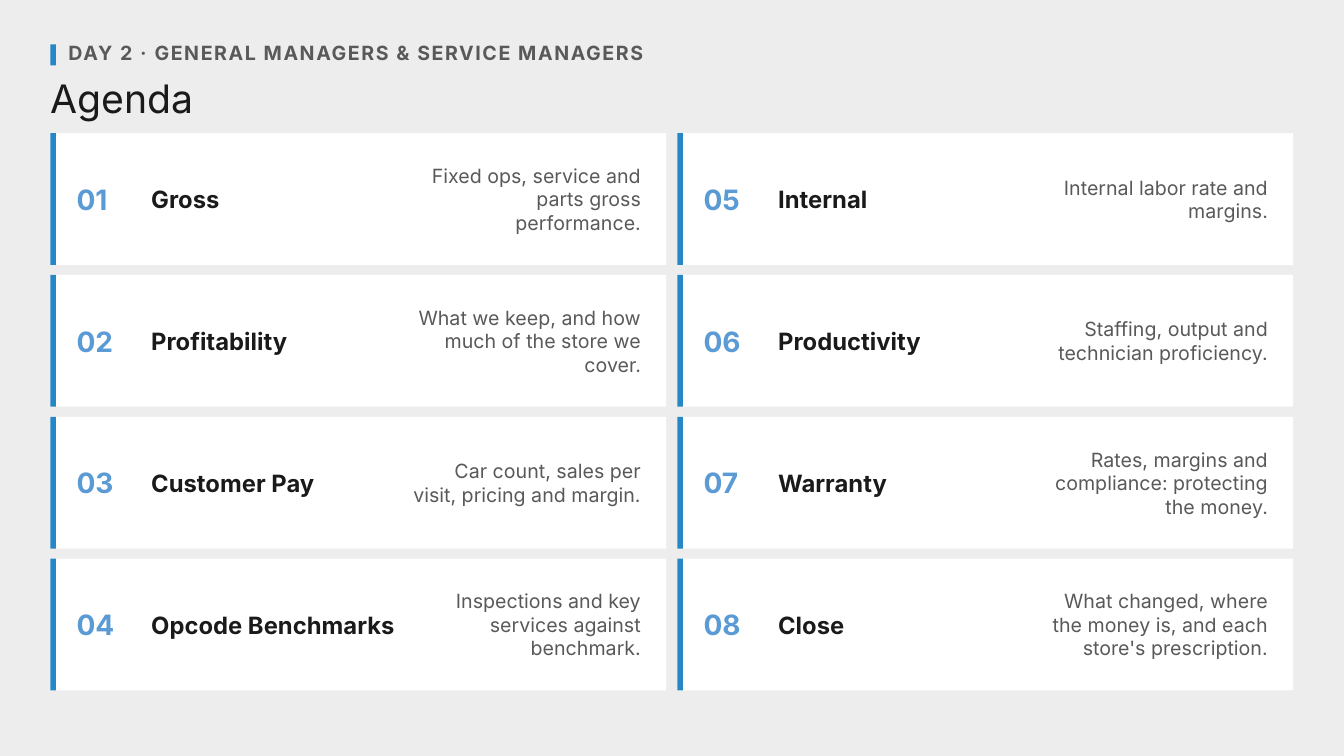
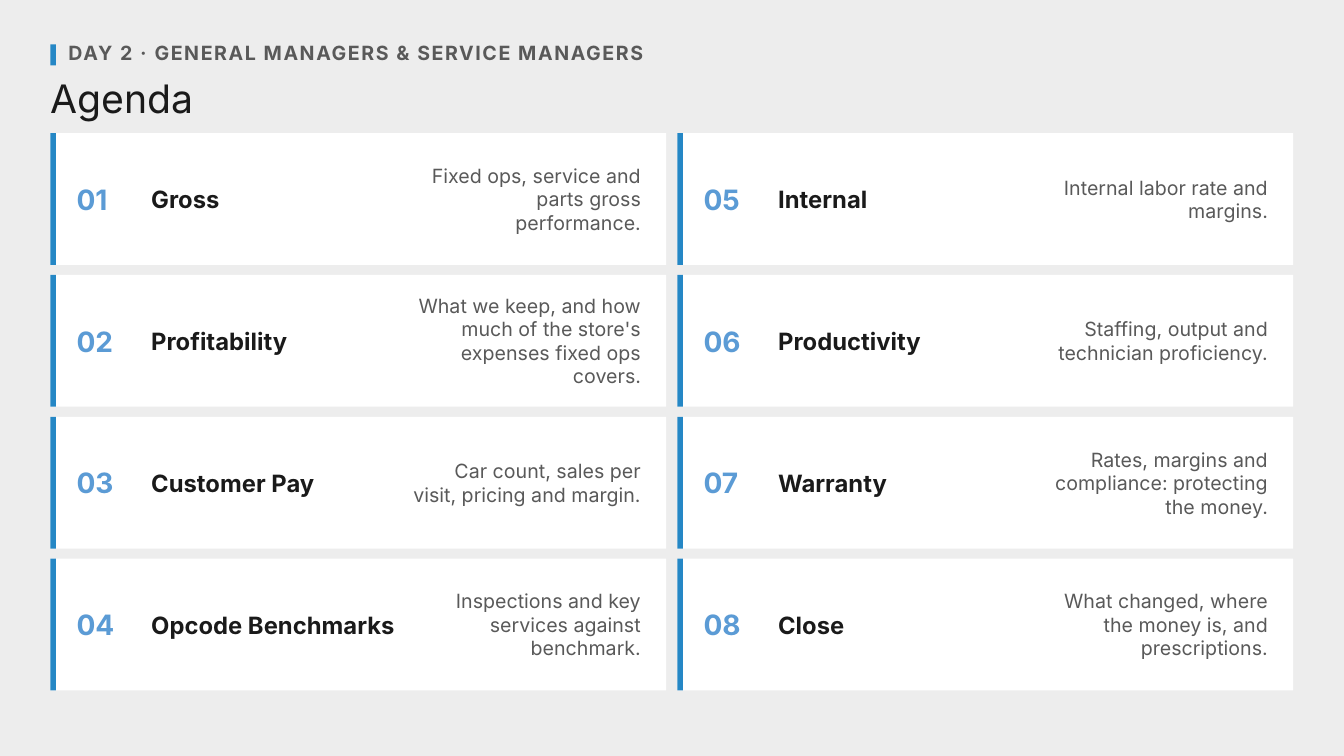
Before and after one commit to Ndresner/Noah, a slide deck: slide 2 of day2-deck/decks/Day 2 Opening - Day 1 Style.pptx. Drawn at 1344x756 pixels with LibreOffice and Linux fonts; fonts in the diff are those of the drawing. Boxes give left, top, right and bottom in pixels: in the first picture for what was removed or moved away, otherwise in the second. Text is boxed around its words. In the diff, an @@ line names an element or a change of style, - is before the commit and + after.

```diff
--- a/day2-deck/decks/Day 2 Opening - Day 1 Style.pptx
+++ b/day2-deck/decks/Day 2 Opening - Day 1 Style.pptx
@@ text at (419, 298, 641, 383): text changed @@
-What we keep, and how much of the store we cover.
+What we keep, and how much of the store's expenses fixed ops covers.
@@ text at (1064, 593, 1268, 659): text changed @@
-What changed, where the money is, and each store's prescription.
+What changed, where the money is, and prescriptions.
```
Also in this commit, not shown: 5 other files.
